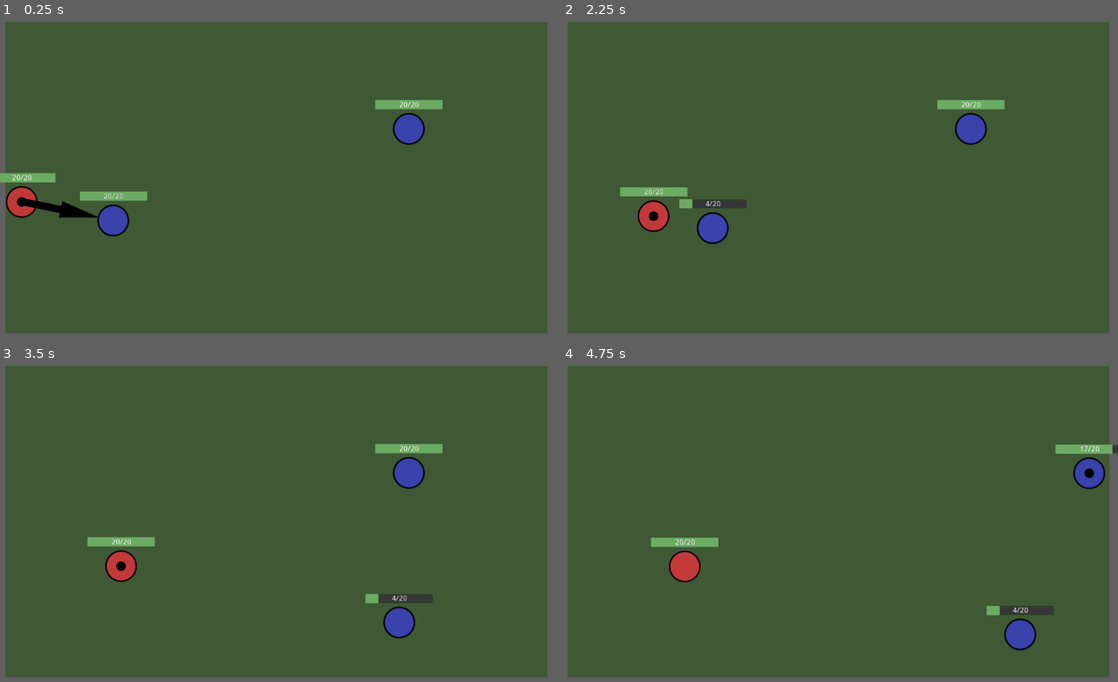
Above: before the commit, frames 1-4 (two rows, left to right).
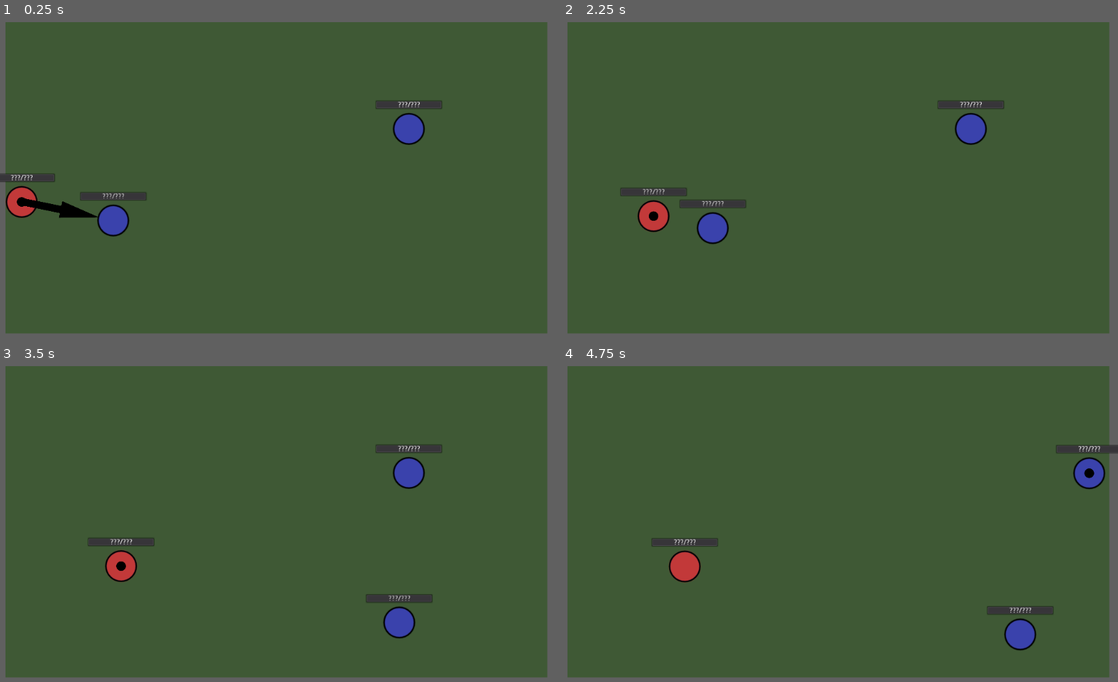
Above: after the commit, the same moments.

Repository: Federico-Ciuffardi/RougueMarbles
Game: Godot game, scene res://Menus/Main.tscn
The game is run twice, just before and just after one commit, with the same random seed, the same clock (stepped at 60 frames per second) and the same inputs.
Inputs (mouse positions are in pixels of both pictures, inside the frame that each line leads up to):
- Up to frame 1 (0.25 s): no input
- Up to frame 2 (2.25 s): tap Enter at 0.5 s; move the mouse to (962, 162) at 0.52 s; press the mouse at (962, 162) at 0.53 s; tap Space at 1.25 s; move the mouse to (728, 194) at 1.27 s; release the mouse at (728, 194) at 1.28 s; click (728, 194) at 1.35 s; move the mouse to (895, 104) at 2.02 s; press the mouse at (895, 104) at 2.03 s
- Up to frame 3 (3.5 s): move the mouse to (250, 586) at 2.77 s; release the mouse at (250, 586) at 2.78 s; click (250, 586) at 2.85 s
- Up to frame 4 (4.75 s): move the mouse to (1006, 570) at 3.52 s; press the mouse at (1006, 570) at 3.53 s; move the mouse to (673, 470) at 4.27 s; release the mouse at (673, 470) at 4.28 s; click (673, 470) at 4.35 s

The runs differ from the first frame. In frame 1, 1.0% of the frame differs, in the area x 0-80%, y 25-58%; in frame 2, 0.8%; in frame 3, 0.8%; in frame 4, 0.8%.
Error after the commit: Parse Error: Parse error: Spaces used before tabs on a line (res://Battle/Chip/managers/HpManager.gd:29)

Commit message:
attributtes and animations

Diff:
--- a/Battle/Chip/Chip.tscn
+++ b/Battle/Chip/Chip.tscn
@@ -1,10 +1,11 @@
-[gd_scene load_steps=9 format=2]
+[gd_scene load_steps=10 format=2]
 
 [ext_resource path="res://Battle/Chip/ChipBase.gd" type="Script" id=1]
 [ext_resource path="res://Battle/Chip/assets/chipBlue.png" type="Texture" id=2]
-[ext_resource path="res://Battle/Chip/assets/arrow.png" type="Texture" id=3]
-[ext_resource path="res://Battle/Chip/assets/Arrow.gd" type="Script" id=4]
-[ext_resource path="res://Battle/Chip/HpManager.gd" type="Script" id=5]
+[ext_resource path="res://Battle/Chip/managers/AttManager.gd" type="Script" id=3]
+[ext_resource path="res://Battle/Chip/assets/arrow.png" type="Texture" id=4]
+[ext_resource path="res://Battle/Chip/assets/Arrow.gd" type="Script" id=5]
+[ext_resource path="res://Battle/Chip/managers/HpManager.gd" type="Script" id=6]
 
 [sub_resource type="PhysicsMaterial" id=1]
 friction = 0.0
@@ -46,16 +47,21 @@
 scale = Vector2( 0.15, 0.15 )
 texture = ExtResource( 2 )
 
+[node name="AttManager" type="Node2D" parent="GUI/TurnIndicator"]
+rotation = -1.5708
+scale = Vector2( 6.66667, 6.66667 )
+script = ExtResource( 3 )
+
 [node name="Arrow" type="Sprite" parent="GUI"]
 visible = false
 position = Vector2( 0.126296, -0.598736 )
 scale = Vector2( 0.224741, 0.0555708 )
-texture = ExtResource( 3 )
+texture = ExtResource( 4 )
 offset = Vector2( 325, 0 )
-script = ExtResource( 4 )
+script = ExtResource( 5 )
 
 [node name="HpManager" type="Node2D" parent="."]
-script = ExtResource( 5 )
+script = ExtResource( 6 )
 
 [node name="GUI" type="Node2D" parent="HpManager"]
 z_index = 2
@@ -76,5 +82,7 @@
 margin_bottom = -37.1301
 text = "???/???"
 align = 1
+
+[node name="Tween" type="Tween" parent="HpManager/GUI"]
 [connection signal="body_entered" from="." to="." method="_on_Chip_body_entered"]
 [connection signal="death" from="HpManager" to="." method="_on_HpManager_death"]
--- a/Battle/Chip/ChipBase.gd
+++ b/Battle/Chip/ChipBase.gd
@@ -1,33 +1,30 @@
 extends RigidBody2D
-###variables
+##variables
 
-##Controllers
-
-var battle_manager = BattleManager
-var battle_lib = BattleLib
-
-##Own
 #Childs
 onready var hp_manager = $HpManager
 onready var turn_indicator = $GUI/TurnIndicator
+onready var att_manager = $GUI/TurnIndicator/AttManager
 
 #Constants
 var BASE_LINEAR_DAMP = linear_damp
 var LINEAR_VEL_MIN = 5
 var LINEAR_VEL_TRESH = 200
+var MIN_HP = 20
 
 #Attributtes
-var max_impulse = 100*weight
+var max_impulse = 100*10
 
 #State
 var playing_turn = false
 var ap = 0
 var team = 0
 
-###Functions
+##Functions
 ##Initialization
 func _ready():
-	hp_manager.initialize(20)
+	att_manager.initialize(1)
+	hp_manager.initialize(MIN_HP+att_manager.get("END")*3)
 
 ##Turn management
 func start_turn():
@@ -38,11 +35,11 @@
 func end_turn():
 	turn_indicator.hide()
 	playing_turn = false
-	battle_manager.end_turn()#turn ends when chip stops ()
+	BattleManager.end_turn()#turn ends when chip stops ()
 
 #hp<=0
 func _on_HpManager_death():
-	battle_manager.remove_chip(self)
+	BattleManager.remove_chip(self)
 	queue_free()
 	if playing_turn:
 		end_turn()
@@ -60,17 +57,14 @@
 
 #called when self collides with body
 func _on_Chip_body_entered(body):
-	#print(body.name)
 	if body.name.find("Chip") != -1:
 		if not playing_turn:
-			var dmg = round((linear_velocity.length()+body.linear_velocity.length())/100)
-			if(dmg > 0):
-				hp_manager.damage(dmg)
+			var base_dmg = (linear_velocity.length()+body.linear_velocity.length())/200
+			var dmg = round(base_dmg*(1+body.att_manager.get("STR")/3))
+			hp_manager.damage(dmg)
 	elif body.name.begins_with("Wall"):
 		var dmg = round(linear_velocity.length()/100)
-		if(dmg > 0):
-			hp_manager.damage(dmg)
-
+		hp_manager.damage(dmg)
 
 #tick delta time after last tick
 #used for:
--- a/Battle/Chip/HpManager.gd
+++ /dev/null
@@ -1,33 +0,0 @@
-extends Node2D
-
-signal death
-
-onready var hpBar = $GUI/HpBar as ProgressBar
-onready var hpLabel = $GUI/HpLabel as Label
-
-var maxHp = -1 setget set_maxHp
-var hp = -1 setget set_hp
-
-func initialize(maxHp):
-	hpBar.min_value = 0
-	self.maxHp = maxHp
-	self.hp = maxHp
-
-
-func set_maxHp(val):
-	maxHp = val
-	update_GUI()
-
-func set_hp(val):
-	hp = val
-	update_GUI()
-	if hp <= 0:
-		emit_signal("death")
-
-func damage(dmg):
-	self.hp = hp - dmg
-
-func update_GUI():
-	hpBar.max_value = maxHp
-	hpBar.value = hp
-	hpLabel.text = str(hp)+"/"+str(maxHp)
--- a/Battle/Chip/NPChip.gd
+++ b/Battle/Chip/NPChip.gd
@@ -9,7 +9,7 @@
 func start_turn():
 	.start_turn()
 	var current_pos = global_position
-	var target_pos = battle_lib.get_closest_to(current_pos,1)
+	var target_pos = BattleLib.get_closest_to(current_pos,1)
 
 	var target_angle = (target_pos -current_pos).angle()
 	var target_prop = 1
--- a/Battle/Chip/NPChip.tscn
+++ b/Battle/Chip/NPChip.tscn
@@ -4,7 +4,6 @@
 [ext_resource path="res://Battle/Chip/NPChip.gd" type="Script" id=2]
 [ext_resource path="res://Battle/Chip/assets/chipRed.png" type="Texture" id=3]
 
-
 [node name="Chip" index="0" instance=ExtResource( 1 )]
 script = ExtResource( 2 )
 
--- a/Battle/Chip/PChip.gd
+++ b/Battle/Chip/PChip.gd
@@ -31,7 +31,6 @@
 				if event.is_action_released("touch"):
 					aiming = false
 					arrow.set_visibility(aiming)
-
 					impulse(iVectProp,iVectAngle)
 					moves_remaining = false
 
--- /dev/null
+++ b/Battle/Chip/assets/DmgLabel.gd
@@ -0,0 +1,16 @@
+extends Label
+
+var DELTA_POS = 60
+var MAX_UP_TIME = 2
+var up_time = 0
+
+# Called when the node enters the scene tree for the first time.
+func _ready():
+	rect_position.y -= 60
+	rect_position.x = -(get_minimum_size()/2).x
+# Called every frame. 'delta' is the elapsed time since the previous frame.
+func _process(delta):
+	up_time += delta
+	rect_position.y -=(delta/MAX_UP_TIME)*DELTA_POS*(MAX_UP_TIME-up_time)
+	if(up_time>MAX_UP_TIME):
+		queue_free()
--- /dev/null
+++ b/Battle/Chip/assets/DmgLabel.tscn
@@ -0,0 +1,20 @@
+[gd_scene load_steps=4 format=2]
+
+[ext_resource path="res://resources/rubik/Rubik-Black.ttf" type="DynamicFontData" id=1]
+[ext_resource path="res://Battle/Chip/assets/DmgLabel.gd" type="Script" id=2]
+
+[sub_resource type="DynamicFont" id=1]
+size = 18
+outline_size = 2
+outline_color = Color( 0, 0, 0, 1 )
+font_data = ExtResource( 1 )
+
+[node name="DmgLabel" type="Label"]
+modulate = Color( 1, 1, 1, 0 )
+margin_left = -23.1722
+margin_top = -16.0614
+margin_right = 27.8278
+margin_bottom = 12.9386
+custom_fonts/font = SubResource( 1 )
+text = "???"
+script = ExtResource( 2 )
--- /dev/null
+++ b/Battle/Chip/managers/AttManager.gd
@@ -0,0 +1,16 @@
+extends Node2D
+#const
+var INIT_ATTS = 8
+#vars
+var atts_id =  {"STR":1, # damage
+				"AGI":2, # turn priority
+				"INT":3, # ?
+				"END":4, # life
+				"LCK":5} # critical
+var atts
+
+func initialize(lvl):
+	atts = RandLib.dist_sum(INIT_ATTS + lvl*2,len(atts_id))
+
+func get(att):
+	return atts[atts_id[att]]
--- /dev/null
+++ b/Battle/Chip/managers/HpManager.gd
@@ -0,0 +1,52 @@
+extends Node2D
+
+signal death
+
+onready var hp_bar = $GUI/HpBar as ProgressBar
+onready var hp_label = $GUI/HpLabel as Label
+onready var DmgLabel = preload("res://Battle/Chip/assets/DmgLabel.tscn")
+onready var tween = $GUI/Tween
+var animated_health = 0
+
+var maxHp = -1 setget set_maxHp
+var hp = -1 setget set_hp
+
+func initialize(maxHp):
+	hp_bar.min_value = 0
+	self.maxHp = maxHp
+	self.hp = maxHp
+	animated_health = maxHp
+
+
+func set_maxHp(val):
+	maxHp = val
+	update_GUI()
+
+func set_hp(newHp):
+	hp = newHp
+	tween.interpolate_property(self, "animated_health", animated_health, hp, 0.3, Tween.TRANS_LINEAR, Tween.EASE_IN)
+	if not tween.is_active():
+    	tween.start()
+
+
+func damage(dmg):
+	if dmg > 0:
+		var dmg_label = DmgLabel.instance()
+		self.add_child(dmg_label)
+		dmg_label.text = "-"+str(dmg)
+		var start_color = Color(0.75, 0, 0, 1.0)
+		var end_color = Color(0.75, 0, 0, 0.0)
+		tween.interpolate_property(dmg_label, "modulate", start_color, end_color, 2.0, Tween.TRANS_LINEAR, Tween.EASE_IN)
+		self.hp -= dmg
+
+
+func update_GUI():
+	hp_bar.max_value = maxHp
+	#hp_bar.value = hp
+	#hp_label.text = str(hp)+"/"+str(maxHp)
+
+func _process(delta):
+	hp_label.text = str(round(animated_health))+"/"+str(maxHp)
+	hp_bar.value = animated_health
+	if(animated_health <= 0):
+		emit_signal("death")
--- a/Managers/BattleManager.gd
+++ b/Managers/BattleManager.gd
@@ -14,6 +14,7 @@
 		chips.push_front(chip)
 		get_tree().current_scene.add_child(chip)
 		chip.position = BattleLib.rand_pos()
+	chips.sort_custom(self,"sort")
 	start_turn()
 
 ##turn management
@@ -56,6 +57,9 @@
 	chips.clear()
 	current_turn = 0
 
+func sort(a,b):
+	return a.att_manager.get("AGI") < b.att_manager.get("AGI")
+
 ##turn management
 func start_turn():
 	chips[current_turn].start_turn()
--- /dev/null
+++ b/lib/RandLib.gd
@@ -0,0 +1,10 @@
+extends Node
+
+func dist_sum(total,length):
+	var res = []
+	for i in range(length):
+    	res.append(0)
+	for time in range(total):
+		var i = randi()%(length)
+		res[i] = res[i] + 1
+	return res
--- a/project.godot
+++ b/project.godot
@@ -25,6 +25,7 @@
 BattleLib="*res://lib/BattleLib.gd"
 BattleManager="*res://Managers/BattleManager.gd"
 PartyManager="*res://Managers/PartyManager.gd"
+RandLib="*res://lib/RandLib.gd"
 
 [input]
 
Binary file added: resources/Airplane.ttf
Binary file added: resources/rubik/Rubik-Black.ttf
